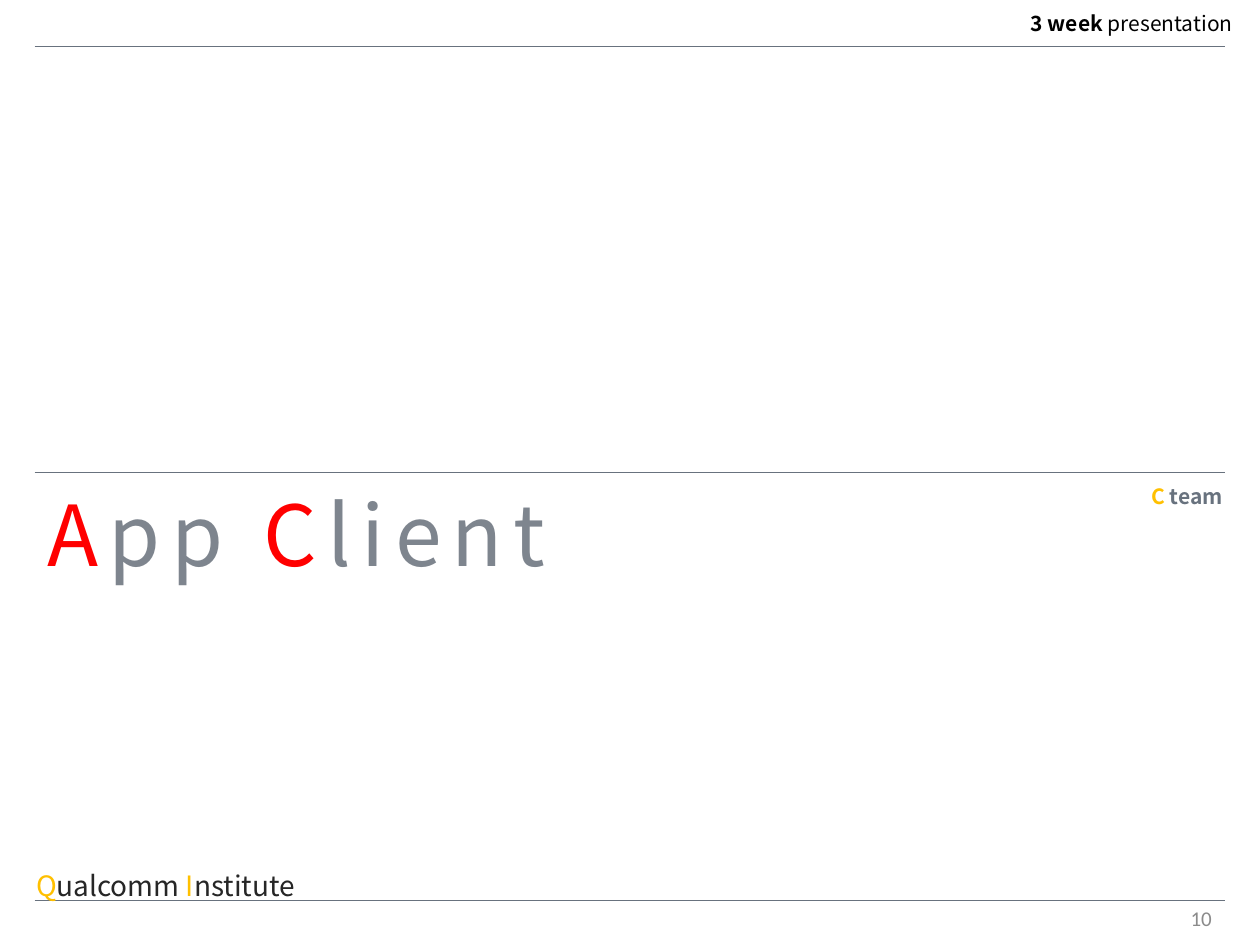
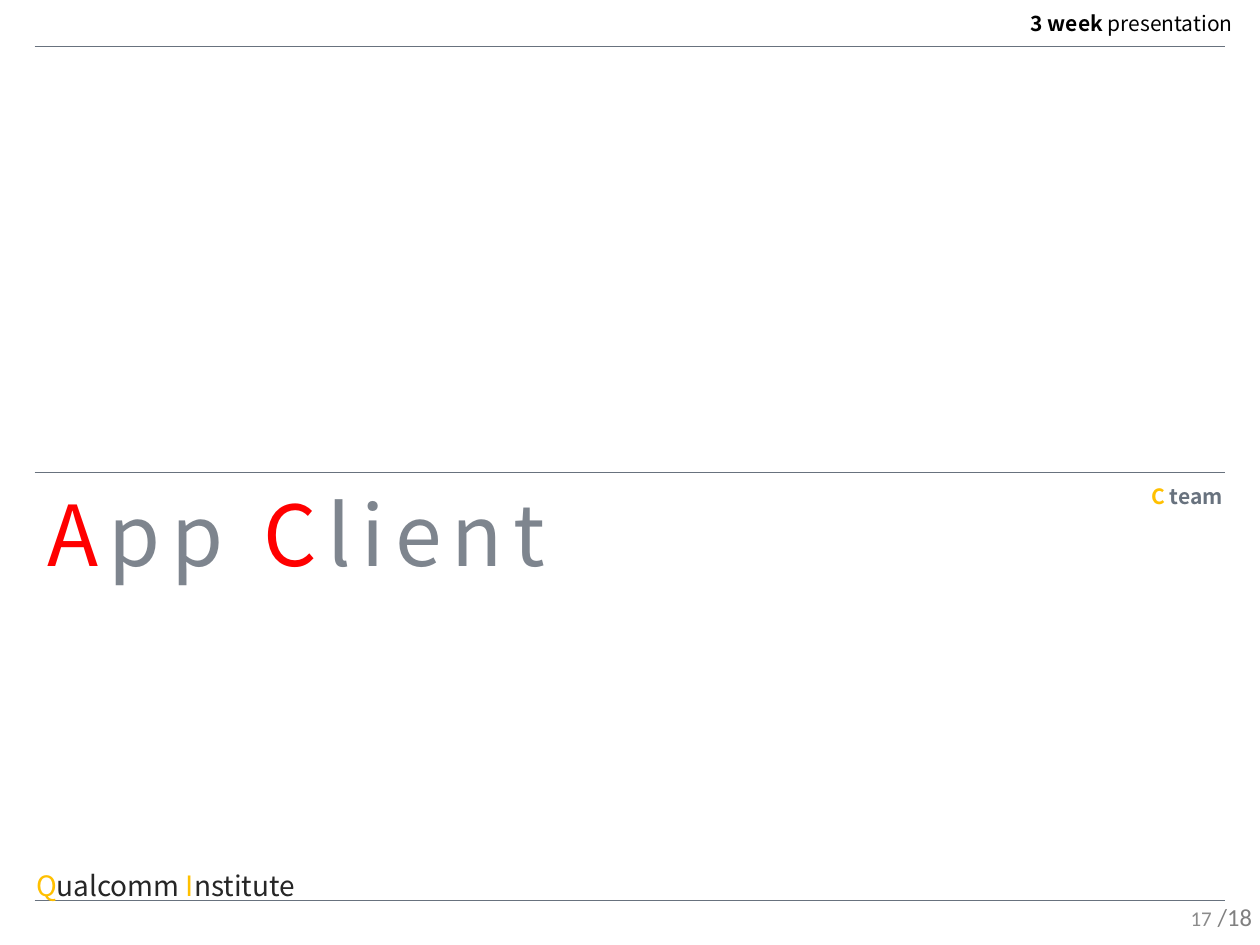
Before and after one commit to MAENGSOOHOON/summer2017IoT, a slide deck: slide 17 of 3week/ppt/3week.pptx (slide 10 before the commit). Drawn at 1260x945 pixels with LibreOffice and Linux fonts; fonts in the diff are those of the drawing. Boxes give left, top, right and bottom in pixels: in the first picture for what was removed or moved away, otherwise in the second. Text is boxed around its words. In the diff, an @@ line names an element or a change of style, - is before the commit and + after.

```diff
--- a/3week/ppt/3week.pptx
+++ b/3week/ppt/3week.pptx
@@ page number at (1191, 912, 1212, 926): text changed @@
-10
+17
@@ text added at (1218, 909, 1252, 927), 14 pt, text #808080 @@
+/18
```
Also in this commit, not shown: 6 other slides changed, 11 slides added, 5 slides removed, 2 other files.
